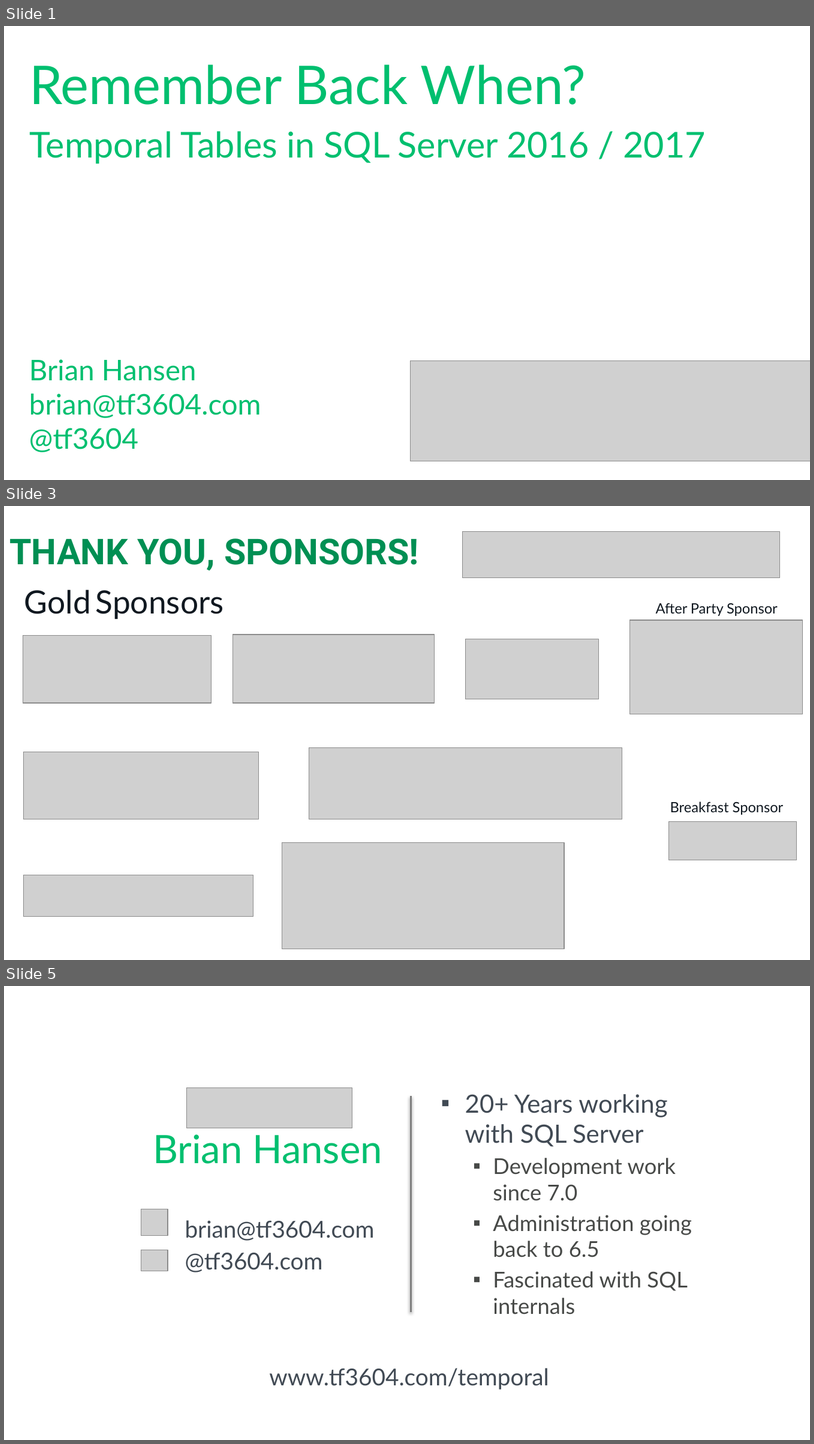
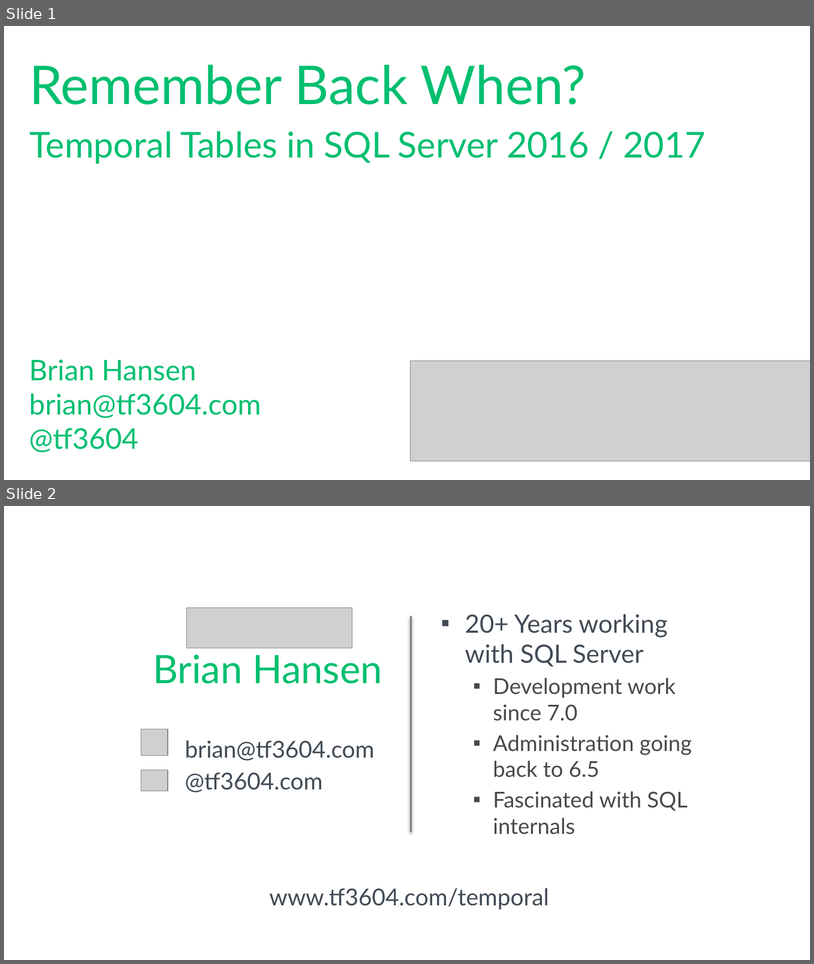
Before and after one commit to tf3604/RememberWhenTemporal, a slide deck: Temporal.pptx. Shown one above the other, each under a label of ours: slides 1, 3 and 5 before the commit, slides 1 and 2 after it; the slides between them are not shown. The pictures are 814x1444 and 814x964 pixels, drawn with LibreOffice and Linux fonts; fonts in the diff are those of the drawing; grey boxes stand for pictures; background and template pictures are left out. Boxes give left, top, right and bottom in pixels: in the first picture for what was removed or moved away, otherwise in the second. Text is boxed around its words. In the diff, an @@ line names an element or a change of style, - is before the commit and + after.

```diff
--- a/Temporal.pptx
+++ b/Temporal.pptx
@@ slide 3 removed at box(4, 506, 810, 960), background #FFFFFF @@
@@ text removed at box(9, 538, 419, 571) @@
-THANK YOU, SPONSORS!
@@ picture removed at box(463, 532, 780, 577) @@
@@ text removed at box(24, 589, 224, 619) @@
-Gold Sponsors
@@ text removed at box(656, 603, 778, 616) @@
-After Party Sponsor
@@ picture removed at box(630, 620, 803, 714) @@
@@ picture removed at box(23, 635, 212, 702) @@
@@ picture removed at box(233, 634, 435, 703) @@
@@ picture removed at box(465, 639, 599, 699) @@
@@ picture removed at box(23, 752, 259, 819) @@
@@ picture removed at box(309, 748, 622, 819) @@
@@ text removed at box(671, 801, 784, 814) @@
-Breakfast Sponsor
@@ picture removed at box(669, 821, 797, 859) @@
@@ picture removed at box(282, 842, 564, 948) @@
@@ picture removed at box(23, 874, 253, 916) @@
@@ what was slide 5 is now slide 2 @@
```
Also in this commit, not shown: 2 other slides removed.
